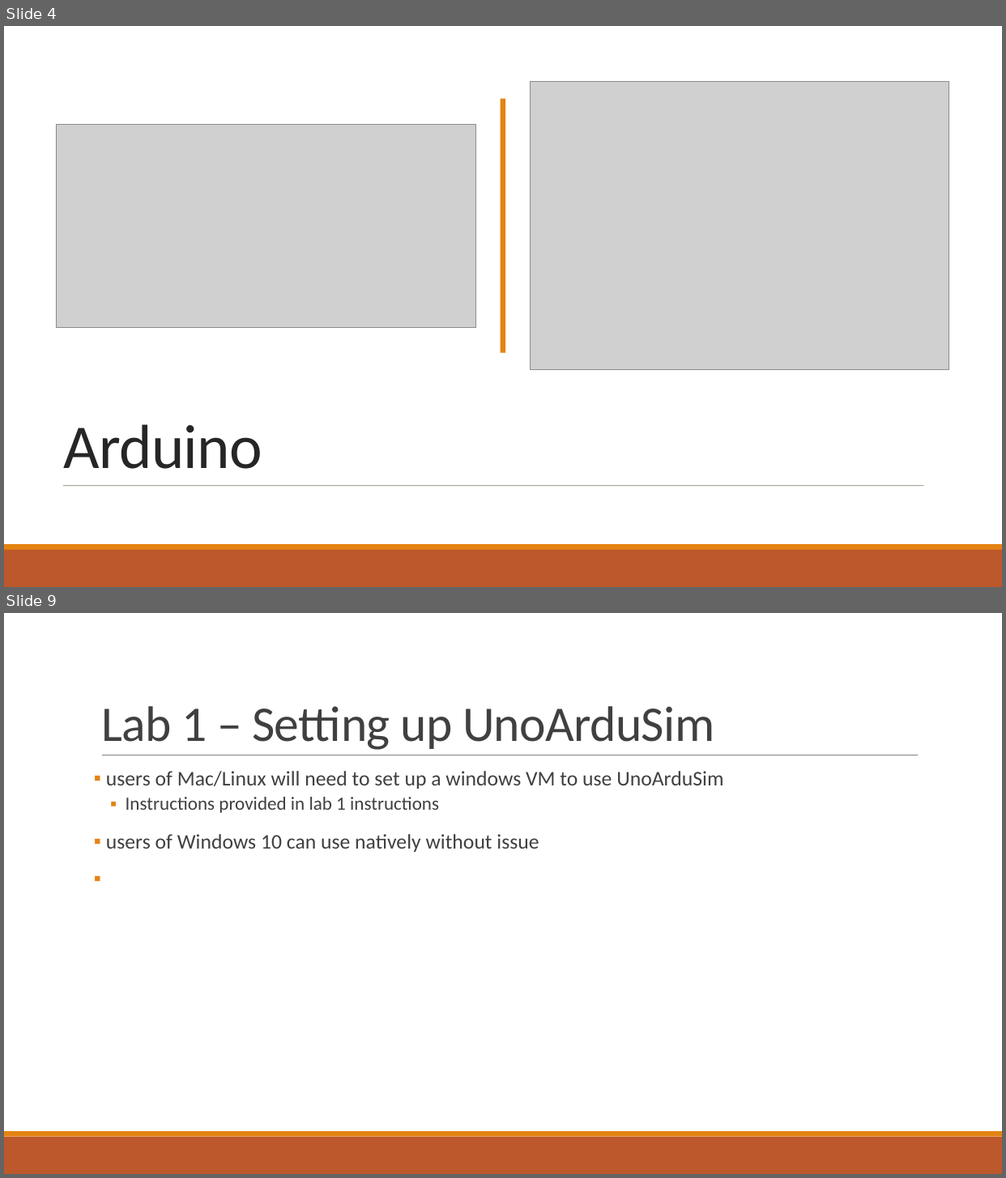
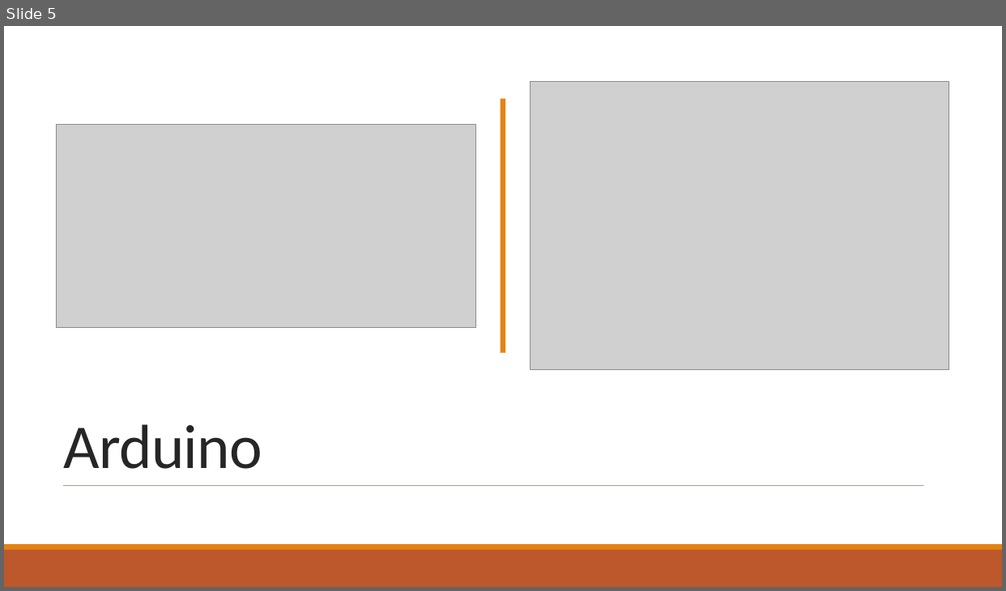
Before and after one commit to RyanZurrin/cs341, a slide deck: Lab 1/CS 341 Lab introduction.pptx. Shown one above the other, each under a label of ours: slides 4 and 9 before the commit, slide 5 after it; the slides between them are not shown. The pictures are 1006x1178 and 1006x591 pixels, drawn with LibreOffice and Linux fonts; fonts in the diff are those of the drawing; grey boxes stand for pictures. Boxes give left, top, right and bottom in pixels: in the first picture for what was removed or moved away, otherwise in the second. Text is boxed around its words. In the diff, an @@ line names an element or a change of style, - is before the commit and + after.

```diff
--- a/Lab 1/CS 341 Lab introduction.pptx
+++ b/Lab 1/CS 341 Lab introduction.pptx
@@ slide 9 removed at (4, 613, 1002, 1174), background #FFFFFF @@
@@ title removed at (101, 706, 714, 750) @@
-Lab 1 – Setting up UnoArduSim
@@ line removed from (102, 756) to (918, 756) @@
@@ text removed at (106, 771, 723, 852) @@
-▪ users of Mac/Linux will need to set up a windows VM to use UnoArduSim
-  ▪ Instructions provided in lab 1 instructions
-▪ users of Windows 10 can use natively without issue
@@ rectangle removed at (4, 1137, 1002, 1174) @@
@@ rectangle removed at (4, 1131, 1002, 1137) @@
@@ what was slide 4 is now slide 5 @@
```
Also in this commit, not shown: 4 slides changed, 4 slides added, 1 other slide removed.
